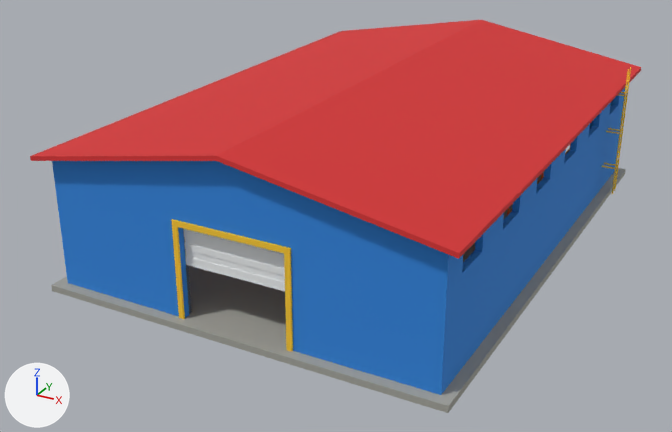
The OBJ model warehouse-model/warehouse.obj: old version first, new version second.
Rendered twice from a 50 mm lens placed at (19.3, -39.6, 19.5), pointed at (-1.3, -2.2, 0.8). Every picture has the same lights, and +X, +Y and +Z are marked at lower left. The first picture is the older version. Where no turn or scale is listed for an object, it has been applied to the vertices.

Script lines for the objects in view, before the commit:
```python
ob_frontwall_abovedoor = bpy.data.objects.new('FrontWall_AboveDoor', me_frontwall_abovedoor)
ob_frontwall_abovedoor.location = (0.0, 0.0, 0.0)
ob_frontwall_gable = bpy.data.objects.new('FrontWall_Gable', me_frontwall_gable)
ob_frontwall_gable.location = (0.0, 0.0, 0.0)
ob_frontwall_leftofdoor = bpy.data.objects.new('FrontWall_LeftOfDoor', me_frontwall_leftofdoor)
ob_frontwall_leftofdoor.location = (0.0, 0.0, 0.0)
ob_frontwall_rightofdoor = bpy.data.objects.new('FrontWall_RightOfDoor', me_frontwall_rightofdoor)
ob_frontwall_rightofdoor.location = (0.0, 0.0, 0.0)
ob_rightwall_belowwindows = bpy.data.objects.new('RightWall_BelowWindows', me_rightwall_belowwindows)
ob_rightwall_belowwindows.location = (0.0, 0.0, 0.0)
ob_rightwall_windowpost_5 = bpy.data.objects.new('RightWall_WindowPost_5', me_rightwall_windowpost_5)
ob_rightwall_windowpost_5.location = (0.0, 0.0, 0.0)
ob_rightwall_windowpost_6 = bpy.data.objects.new('RightWall_WindowPost_6', me_rightwall_windowpost_6)
ob_rightwall_windowpost_6.location = (0.0, 0.0, 0.0)
ob_rightwall_windowpost_7 = bpy.data.objects.new('RightWall_WindowPost_7', me_rightwall_windowpost_7)
ob_rightwall_windowpost_7.location = (0.0, 0.0, 0.0)
ob_roofladder = bpy.data.objects.new('RoofLadder', me_roofladder)
ob_roofladder.location = (0.0, 0.0, 0.0)
# also in view: 'DoorFrame_Left' at (-2.6, -13.0, 2.2); 'DoorFrame_Right' at (2.6, -13.0, 2.2); 'Roof_Left' at (-4.8, 0.0, 6.8); 'DoorFrame_Top' at (0.0, -13.0, 4.3); 'Floor' at (0.0, 0.0, -0.2)
```
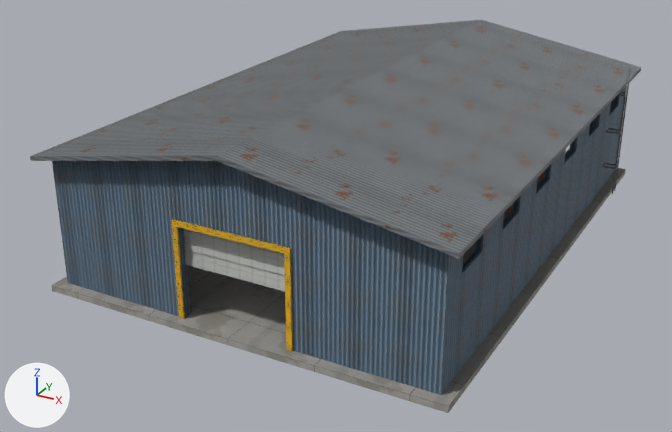
Where the change shows, as pixel boxes (x1, y1, x2, y2) in the pictures (672 x 432 px):
'Roof_Right', surface changed (red to grey)
    both: (216, 20, 641, 259)
'FrontWall_RightOfDoor', surface changed (darker)
    both: (284, 208, 452, 395)
'Roof_Left', surface changed (red to grey)
    both: (30, 20, 480, 161)
'FrontWall_LeftOfDoor', surface changed (darker)
    both: (52, 161, 189, 318)
'Floor', surface changed
    both: (51, 168, 626, 413)
'RightWall_BelowWindows', surface changed (darker)
    both: (444, 101, 623, 391)
'FrontWall_Gable', surface changed (darker)
    both: (74, 161, 394, 233)
'FrontWall_AboveDoor', surface changed (darker)
    both: (175, 184, 285, 246)
'GarageDoor', surface changed (white to grey)
    both: (183, 229, 285, 291)
'RoofLadder', recoloured
    both: (602, 67, 631, 194)
'RightWall_WindowPost_6', surface changed (darker)
    both: (475, 213, 504, 252)
'RightWall_WindowPost_5', surface changed (darker)
    both: (512, 178, 538, 212)
'RightWall_WindowPost_4', surface changed (darker)
    both: (543, 149, 566, 179)
'RightWall_WindowPost_7', surface changed (darker)
    both: (450, 255, 463, 286)
'RightWall_WindowPost_3', surface changed (darker)
    both: (570, 124, 590, 151)
'RightWall_WindowPost_2', surface changed (darker)
    both: (593, 102, 611, 127)
'RightWall_WindowPost_1', surface changed
    both: (613, 88, 625, 106)
'BackWall_LeftOfDoor', surface changed
    both: (589, 89, 625, 171)
'RightWall_AboveWindows', surface changed
    both: (451, 256, 456, 263)

What changed in the scene script:
```text
Change mat_metalwall:
    where n0 = _N.new('ShaderNodeBsdfPrincipled'); n0.name = 'Principled BSDF'
    remove n0.inputs[0].default_value = (0.027, 0.238, 0.73, 1.0)  # 'Base Color', blue #2e86de
    add n0.inputs[1].default_value = 0.3  # 'Metallic'
    n0.inputs[2].default_value: 0.859 -> 0.55  # 'Roughness'
    add n2 = _N.new('ShaderNodeTexImage'); n2.name = 'Image Texture'
    add n2.image = img_metalwall_color_jpg
    add n3 = _N.new('ShaderNodeTexImage'); n3.name = 'Image Texture.001'
    add n3.image = img_metalwall_normal_jpg
    add n4 = _N.new('ShaderNodeNormalMap'); n4.name = 'Normal Map'
    add _L.new(n2.outputs[0], n0.inputs[0])  # 'Color' to 'Base Color'
    add _L.new(n3.outputs[0], n4.inputs[1])  # 'Color' to 'Color'
    add _L.new(n4.outputs[0], n0.inputs[5])  # 'Normal' to 'Normal'
Change mat_concrete:
    where n0 = _N.new('ShaderNodeBsdfPrincipled'); n0.name = 'Principled BSDF'
    remove n0.inputs[0].default_value = (0.371, 0.371, 0.332, 1.0)  # 'Base Color', grey #a4a49c
    n0.inputs[2].default_value: 0.859 -> 0.85  # 'Roughness'
    add n2 = _N.new('ShaderNodeTexImage'); n2.name = 'Image Texture'
    add n2.image = img_concrete_color_jpg
    add n3 = _N.new('ShaderNodeTexImage'); n3.name = 'Image Texture.001'
    add n3.image = img_concrete_normal_jpg
    add n4 = _N.new('ShaderNodeNormalMap'); n4.name = 'Normal Map'
    add _L.new(n2.outputs[0], n0.inputs[0])  # 'Color' to 'Base Color'
    add _L.new(n3.outputs[0], n4.inputs[1])  # 'Color' to 'Color'
    add _L.new(n4.outputs[0], n0.inputs[5])  # 'Normal' to 'Normal'
Change mat_garagedoor:
    where n0 = _N.new('ShaderNodeBsdfPrincipled'); n0.name = 'Principled BSDF'
    remove n0.inputs[0].default_value = (0.871, 0.896, 0.905, 1.0)  # 'Base Color', white #f0f3f4
    add n0.inputs[1].default_value = 0.2  # 'Metallic'
    n0.inputs[2].default_value: 0.859 -> 0.45  # 'Roughness'
    add n2 = _N.new('ShaderNodeTexImage'); n2.name = 'Image Texture'
    add n2.image = img_garagedoor_color_jpg
    add n3 = _N.new('ShaderNodeTexImage'); n3.name = 'Image Texture.001'
    add n3.image = img_garagedoor_normal_jpg
    add n4 = _N.new('ShaderNodeNormalMap'); n4.name = 'Normal Map'
    add _L.new(n2.outputs[0], n0.inputs[0])  # 'Color' to 'Base Color'
    add _L.new(n3.outputs[0], n4.inputs[1])  # 'Color' to 'Color'
    add _L.new(n4.outputs[0], n0.inputs[5])  # 'Normal' to 'Normal'
Change mat_roof:
    where n0 = _N.new('ShaderNodeBsdfPrincipled'); n0.name = 'Principled BSDF'
    remove n0.inputs[0].default_value = (0.672, 0.03, 0.031, 1.0)  # 'Base Color', red #d63031
    remove n0.inputs[2].default_value = 0.859  # 'Roughness'
    add n0.inputs[1].default_value = 0.4  # 'Metallic'
    add n2 = _N.new('ShaderNodeTexImage'); n2.name = 'Image Texture'
    add n2.image = img_roof_color_jpg
    add n3 = _N.new('ShaderNodeTexImage'); n3.name = 'Image Texture.001'
    add n3.image = img_roof_normal_jpg
    add n4 = _N.new('ShaderNodeNormalMap'); n4.name = 'Normal Map'
    add _L.new(n2.outputs[0], n0.inputs[0])  # 'Color' to 'Base Color'
    add _L.new(n3.outputs[0], n4.inputs[1])  # 'Color' to 'Color'
    add _L.new(n4.outputs[0], n0.inputs[5])  # 'Normal' to 'Normal'
Change me_roofladder:
    where me_roofladder.from_pydata(...)  # 240 vertices, 360 faces; spans x 9.0..9.78, y 9.22..9.78, z 0.0..6.99
    remove me_roofladder.materials.append(mat_trim)  # yellow #fdcb2e
    add me_roofladder.materials.append(mat_steel)
```
